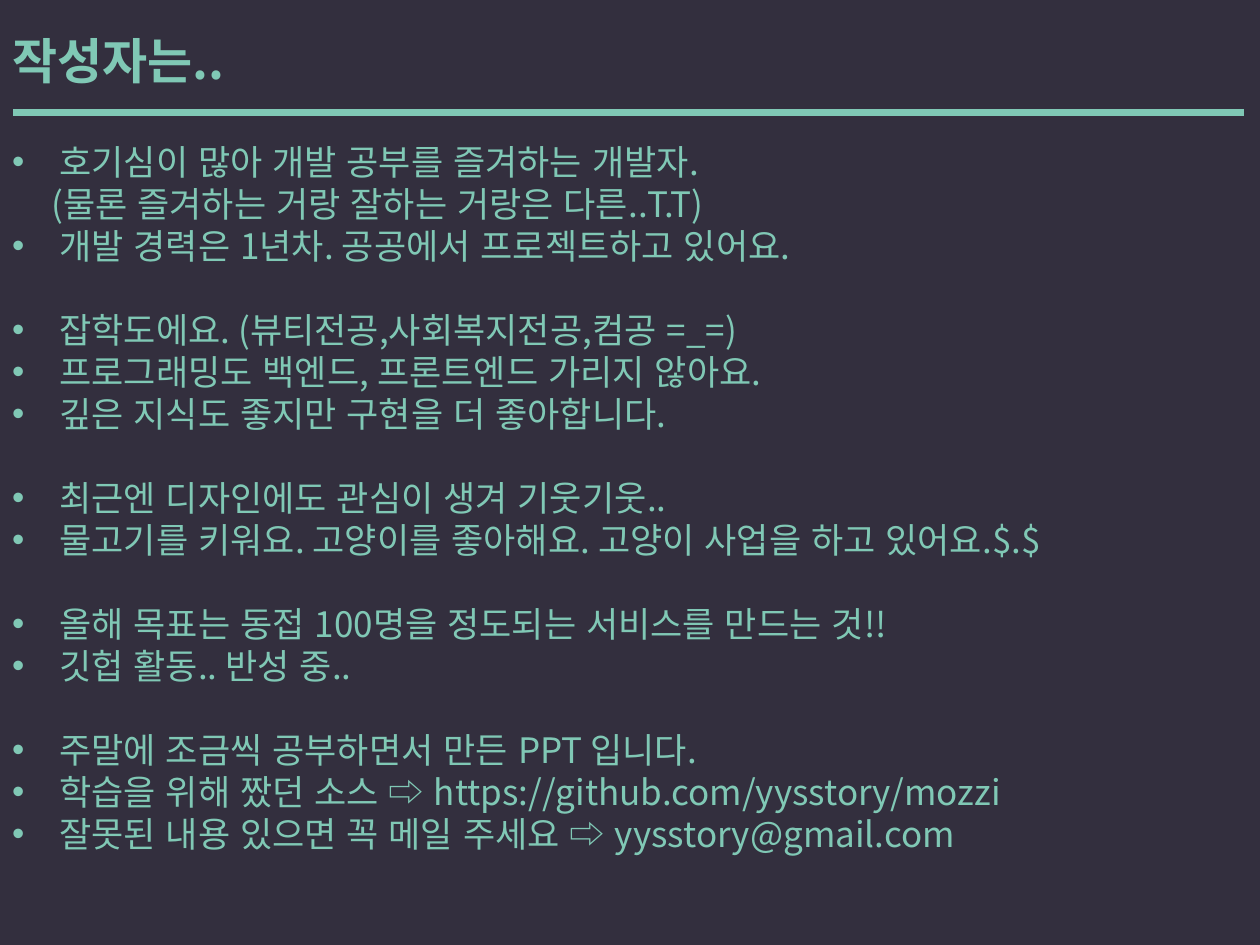
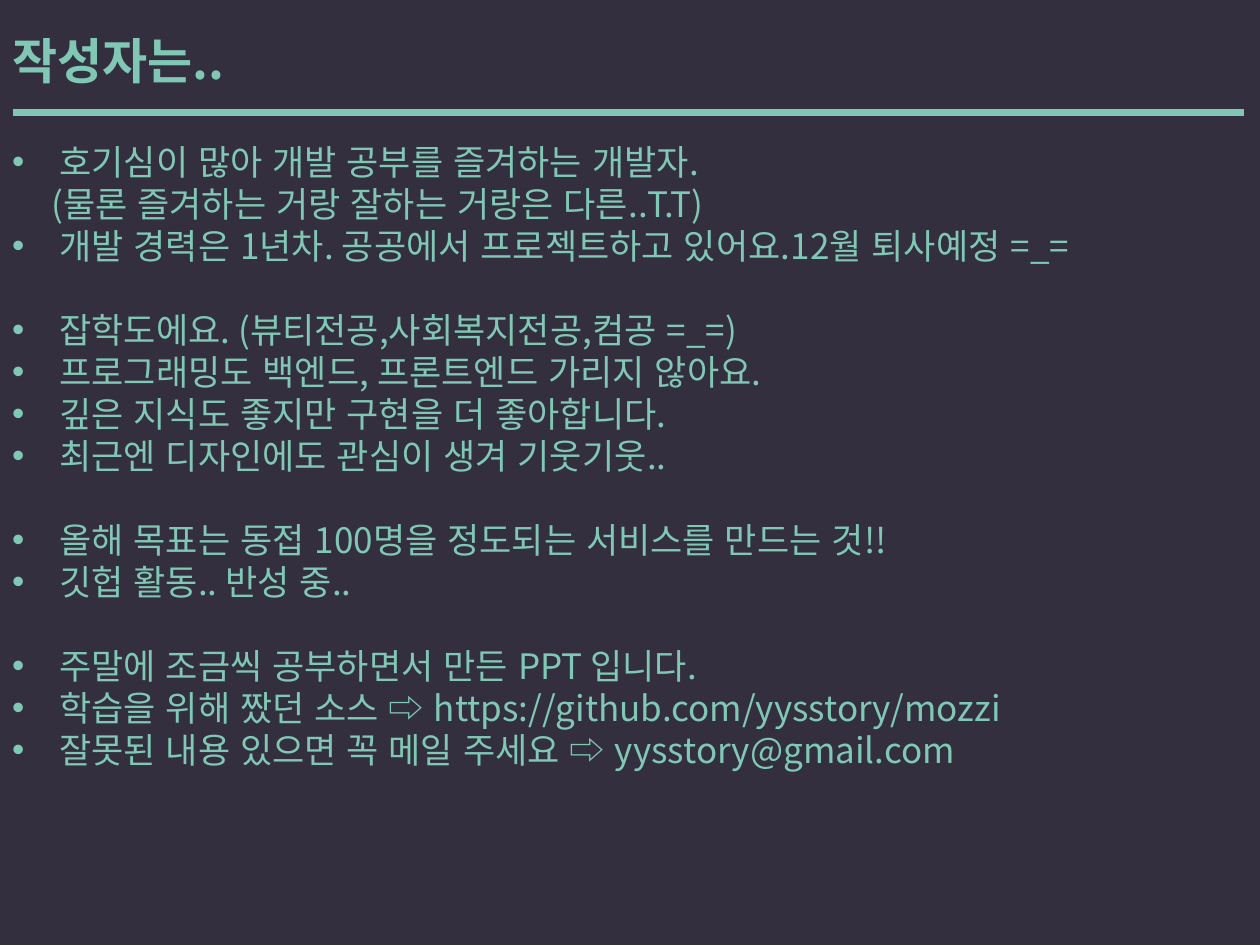
Before and after one commit to yysstory/mozzi, a slide deck: slide 2 of DOCS/1.pptx. Drawn at 1260x945 pixels with LibreOffice and Linux fonts; fonts in the diff are those of the drawing. Boxes give left, top, right and bottom in pixels: in the first picture for what was removed or moved away, otherwise in the second. Text is boxed around its words. In the diff, an @@ line names an element or a change of style, - is before the commit and + after.

```diff
--- a/DOCS/1.pptx
+++ b/DOCS/1.pptx
@@ text at [59,230,1001,262]: text changed @@
-• 개발 경력은 1년차. 공공에서 프로젝트하고 있어요.
+• 개발 경력은 1년차. 공공에서 프로젝트하고 있어요.12월 퇴사예정 =_=
@@ text at [59,523,1041,558]: paragraph removed @@
-• 물고기를 키워요. 고양이를 좋아해요. 고양이 사업을 하고 있어요.$.$
```
Also in this commit, not shown: 6 other slides changed, 3 other files.
